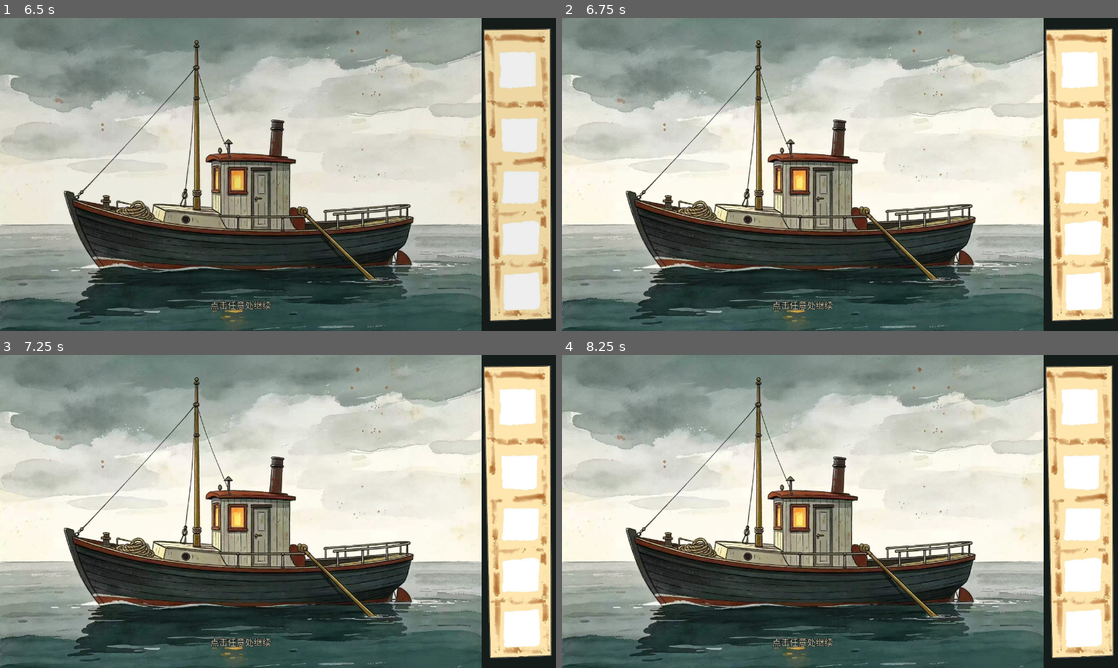
Above: before the commit, frames 1-4 (two rows, left to right).
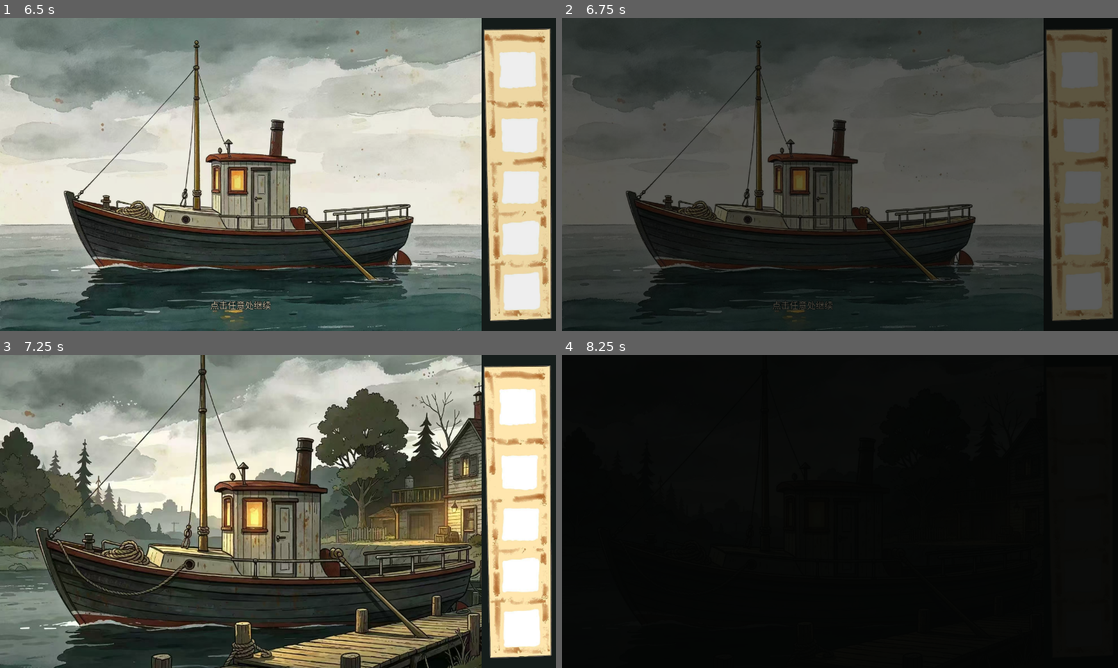
Above: after the commit, the same moments.

Repository: CorinJing/gugu_gaga
Game: Godot game, scene res://scenes/main.tscn
The game is run twice, just before and just after one commit, with the same random seed, the same clock (stepped at 60 frames per second) and the same inputs.
Inputs (mouse positions are in pixels of both pictures, inside the frame that each line leads up to):
- Up to frame 1 (6.5 s): click "开始" at 0.5 s; move the mouse to (400, 158) at 1.27 s; click (400, 158) at 1.42 s; tap Enter at 2, 3.5, 5 s; drag from (166, 190) to (250, 237) at 2.02 s; tap Space at 2.75, 4.25 s; move the mouse to (333, 105) at 2.77 s; click (333, 105) at 2.92 s; drag from (250, 237) to (111, 127) at 3.52 s; move the mouse to (444, 221) at 4.27 s; click (444, 221) at 4.42 s; drag from (111, 127) to (194, 96) at 5.02 s; move the mouse to (305, 174) at 5.77 s; click (305, 174) at 5.92 s
- Up to frame 2 (6.75 s): drag from (756, 96) to (728, 190) at 6.52 s
- Up to frame 3 (7.25 s): no input
- Up to frame 4 (8.25 s): move the mouse to (962, 495) at 7.27 s; click (962, 495) at 7.42 s; tap Space at 8 s; drag from (728, 527) to (812, 574) at 8.02 s

Frame 1 is identical in both runs. In frame 2, 92% of the frame differs, in the area x 0-100%, y 0-100%; in frame 3, 63%; in frame 4, 96%.

Commit message:
fix: 船航行点击后先到靠岸场景

Diff:
--- a/scenes/prologue/prologue_demo.tscn
+++ b/scenes/prologue/prologue_demo.tscn
@@ -118,6 +118,14 @@
 offset_bottom = 612.0
 mouse_default_cursor_shape = 2
 
+[node name="BoatClickHotspot" type="Control" parent="Stage"]
+unique_name_in_owner = true
+visible = false
+layout_mode = 0
+offset_right = 960.0
+offset_bottom = 720.0
+mouse_default_cursor_shape = 2
+
 [node name="WindowHotspot" type="Control" parent="Stage"]
 unique_name_in_owner = true
 layout_mode = 0
--- a/scripts/prologue/prologue_demo.gd
+++ b/scripts/prologue/prologue_demo.gd
@@ -34,6 +34,7 @@
 @onready var ferryman_hotspot: Control = %FerrymanHotspot
 @onready var cabin_hotspot: Control = %CabinHotspot
 @onready var hotel_hotspot: Control = %HotelHotspot
+@onready var boat_click_hotspot: Control = %BoatClickHotspot
 @onready var nightstand_hotspot: Control = %NightstandHotspot
 @onready var note_hotspot: Control = %NoteHotspot
 @onready var suitcase_knife: TextureRect = %SuitcaseKnife
@@ -56,6 +57,7 @@
 	ferryman_hotspot.gui_input.connect(_on_ferryman_input)
 	cabin_hotspot.gui_input.connect(_on_cabin_hotspot_input)
 	hotel_hotspot.gui_input.connect(_on_hotel_hotspot_input)
+	boat_click_hotspot.gui_input.connect(_on_boat_click)
 	hud.action_pressed.connect(_on_action_pressed)
 	hud.drag_released.connect(_on_item_dropped)
 	back_arrow.pressed.connect(_on_back_pressed)
@@ -68,11 +70,6 @@
 	hud.set_location("序章 · 船舱")
 	_set_state(State.CABIN_CLOSED)
 	_layout()
-
-
-func _unhandled_input(event: InputEvent) -> void:
-	if state == State.BOAT and _is_left_click(event):
-		_transition_to(State.FERRYMAN)
 
 
 func _is_left_click(event: InputEvent) -> bool:
@@ -108,6 +105,7 @@
 	ferryman_hotspot.visible = false
 	cabin_hotspot.visible = false
 	hotel_hotspot.visible = false
+	boat_click_hotspot.visible = false
 	nightstand_hotspot.visible = false
 	note_hotspot.visible = false
 	background.stretch_mode = TextureRect.STRETCH_KEEP_ASPECT_COVERED
@@ -166,6 +164,7 @@
 			hud.hide_action()
 		State.BOAT:
 			background.texture = BOAT
+			boat_click_hotspot.visible = true
 			hud.set_location("序章 · 船上")
 			hud.set_prompt("船正在行驶。")
 			hud.hide_action()
@@ -329,6 +328,19 @@
 	hud.set_action("离开船舱")
 
 
+var _dock_advancing := false
+
+func _on_boat_click(event: InputEvent) -> void:
+	if not _is_left_click(event) or state != State.BOAT or _dock_advancing:
+		return
+	_dock_advancing = true
+	await _transition_to(State.DOCK)
+	await get_tree().create_timer(0.8).timeout
+	if state == State.DOCK:
+		_transition_to(State.FERRYMAN)
+	_dock_advancing = false
+
+
 func _on_window_input(event: InputEvent) -> void:
 	if not _is_left_click(event) or state != State.CABIN_CLOSED:
 		return
Not shown, changed: 更新日志.md
